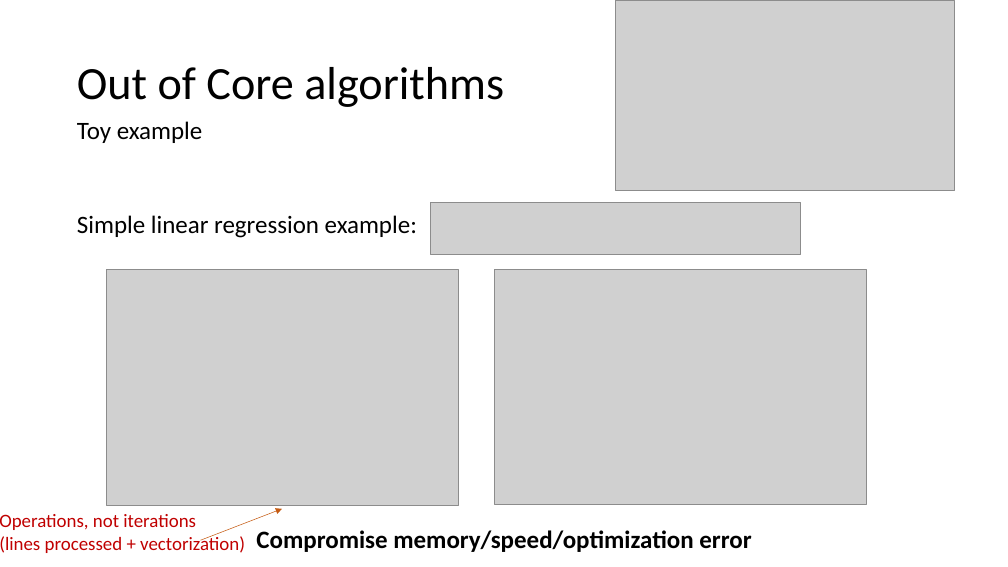
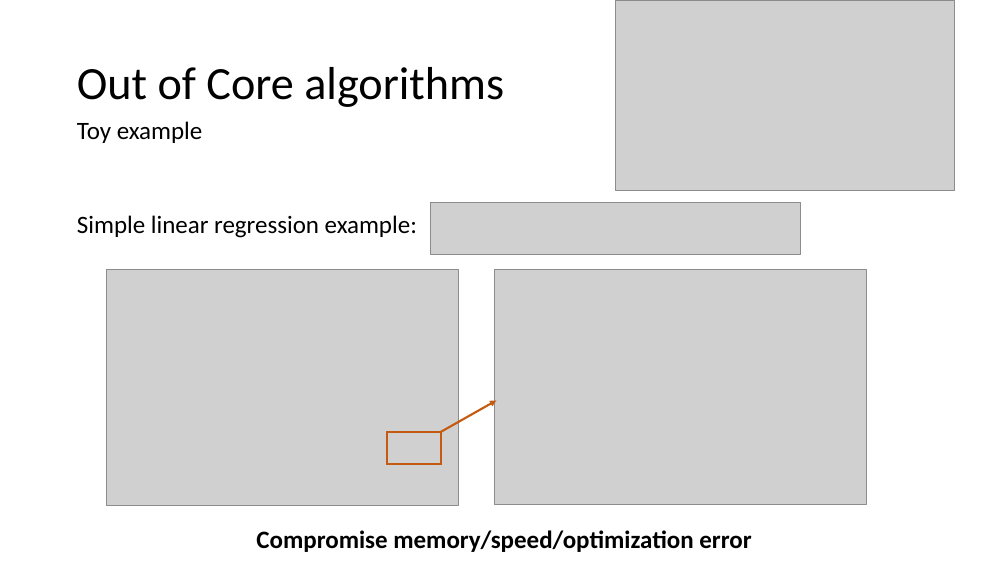
Before and after one commit to criteo-research/master-iasd, a slide deck: slide 17 of module3/session1/class1-part2-local-tricks.pptx (slide 15 before the commit). Drawn at 1008x567 pixels with LibreOffice and Linux fonts; fonts in the diff are those of the drawing; grey boxes stand for pictures. Boxes give left, top, right and bottom in pixels: in the first picture for what was removed or moved away, otherwise in the second. Text is boxed around its words. In the diff, an @@ line names an element or a change of style, - is before the commit and + after.

```diff
--- a/module3/session1/class1-part2-local-tricks.pptx
+++ b/module3/session1/class1-part2-local-tricks.pptx
@@ arrow added from (441, 432) to (496, 401), #C55A11 2 pt @@
@@ rectangle added at bbox=[386, 432, 440, 464], outline #C55A11 2 pt @@
@@ arrow removed from (200, 541) to (282, 509) @@
@@ text removed at bbox=[0, 514, 245, 553] @@
-Operations, not iterations
-(lines processed + vectorization)
```
Also in this commit, not shown: 3 other slides changed, 4 slides added, 1 slide removed, 3 other files.
